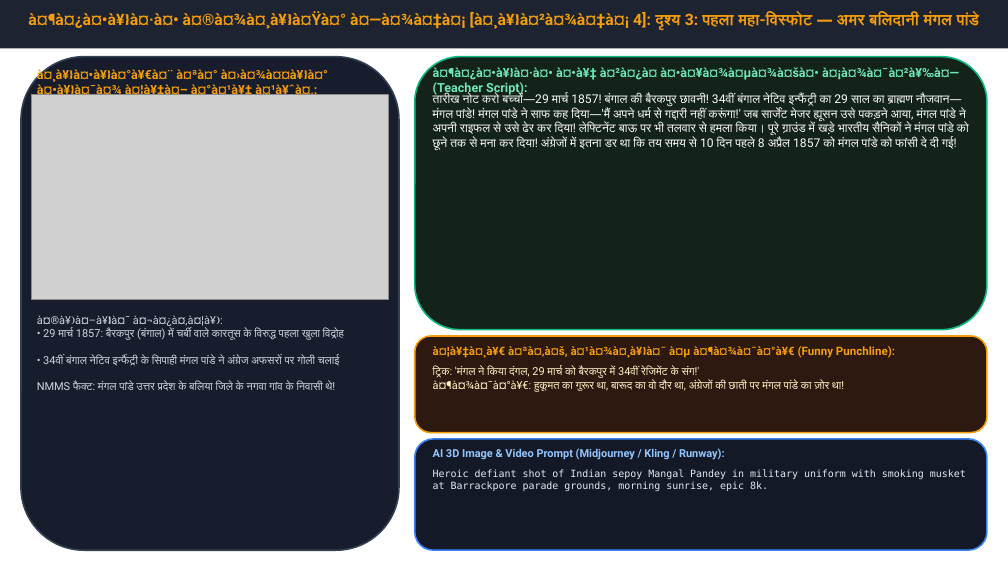
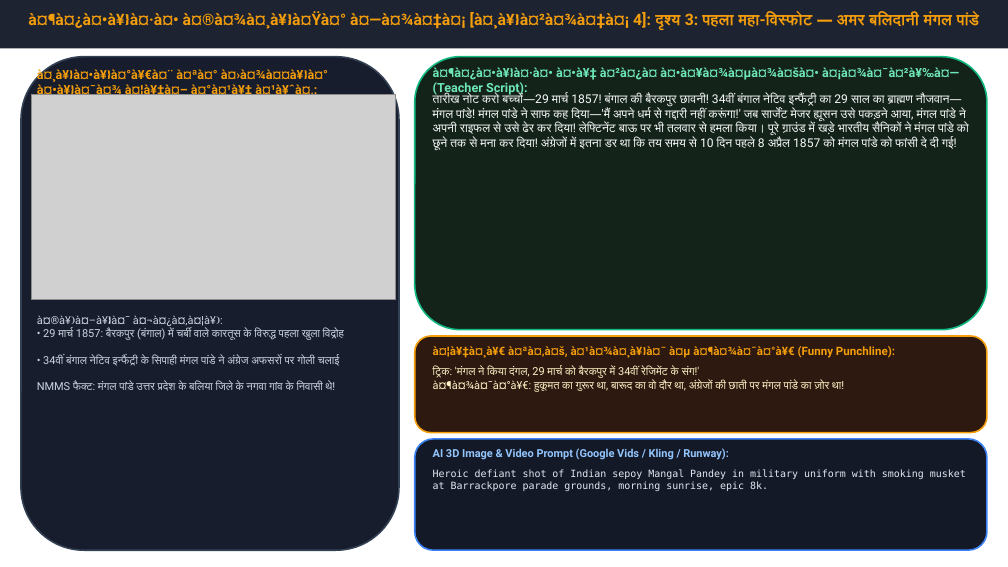
Before and after one commit to Sudhirkr85/nnms, a slide deck: slide 4 of SST_Complete_Course_SagarSir/00_Smart_Story_Class_Pilot/Class_08_History_1857_Revolt/Teacher_Master_Story_Guide.pptx. Drawn at 1008x567 pixels with LibreOffice and Linux fonts; fonts in the diff are those of the drawing; grey boxes stand for pictures. Boxes give left, top, right and bottom in pixels: in the first picture for what was removed or moved away, otherwise in the second. Text is boxed around its words. In the diff, an @@ line names an element or a change of style, - is before the commit and + after.

Commit message:
Embed Google Vids Mangal Pandey video into Smart Story Class PPTs

```diff
--- a/SST_Complete_Course_SagarSir/00_Smart_Story_Class_Pilot/Class_08_History_1857_Revolt/Teacher_Master_Story_Guide.pptx
+++ b/SST_Complete_Course_SagarSir/00_Smart_Story_Class_Pilot/Class_08_History_1857_Revolt/Teacher_Master_Story_Guide.pptx
@@ picture: place and size @@
-picture at [32, 95, 389, 299]
+picture at [32, 95, 395, 299]
@@ text at [433, 448, 729, 460]: text changed @@
-AI 3D Image & Video Prompt (Midjourney / Kling / Runway):
+AI 3D Image & Video Prompt (Google Vids / Kling / Runway):
```
Also in this commit, not shown: 11 other slides changed, 6 other files.
